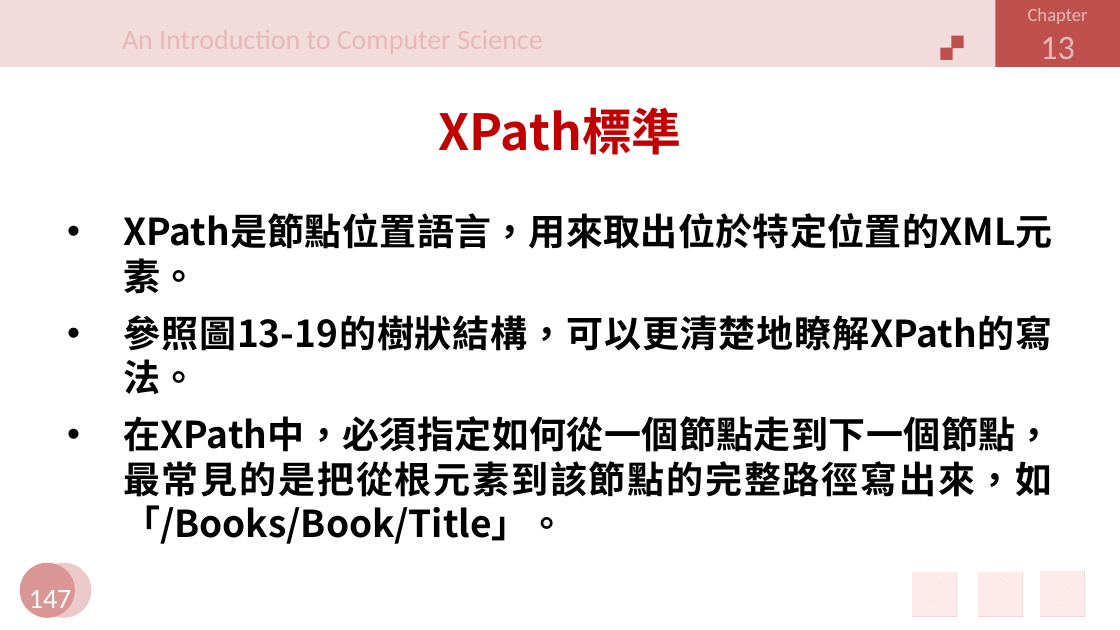
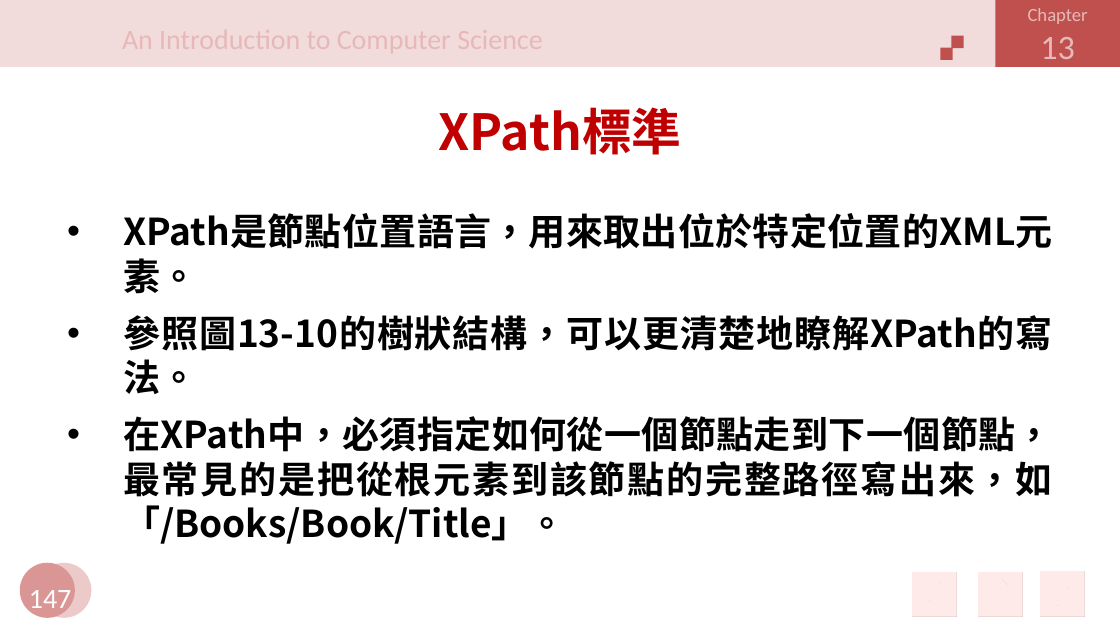
Before and after one commit to jiaweichang/biography, a slide deck: slide 147 of slides/11402/Introduction to Computer/CH13.pptx. Drawn at 1120x630 pixels with LibreOffice and Linux fonts; fonts in the diff are those of the drawing; background and template pictures are left out. Boxes give left, top, right and bottom in pixels: in the first picture for what was removed or moved away, otherwise in the second. Text is boxed around its words. In the diff, an @@ line names an element or a change of style, - is before the commit and + after.

```diff
--- a/slides/11402/Introduction to Computer/CH13.pptx
+++ b/slides/11402/Introduction to Computer/CH13.pptx
@@ text at (123,315,1053,394): text changed @@
-• 參照圖13-19的樹狀結構，可以更清楚地瞭解XPath的寫法。
+• 參照圖13-10的樹狀結構，可以更清楚地瞭解XPath的寫法。
```
Also in this commit, not shown: 22 other slides changed, 7 other files.
